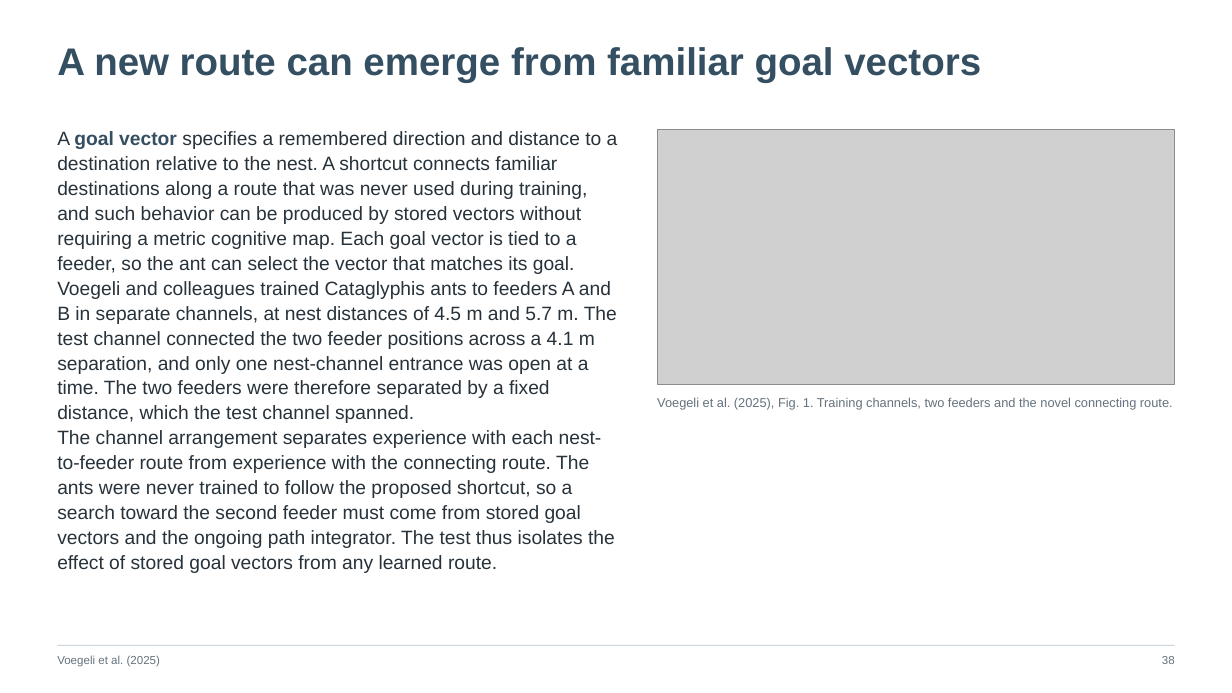
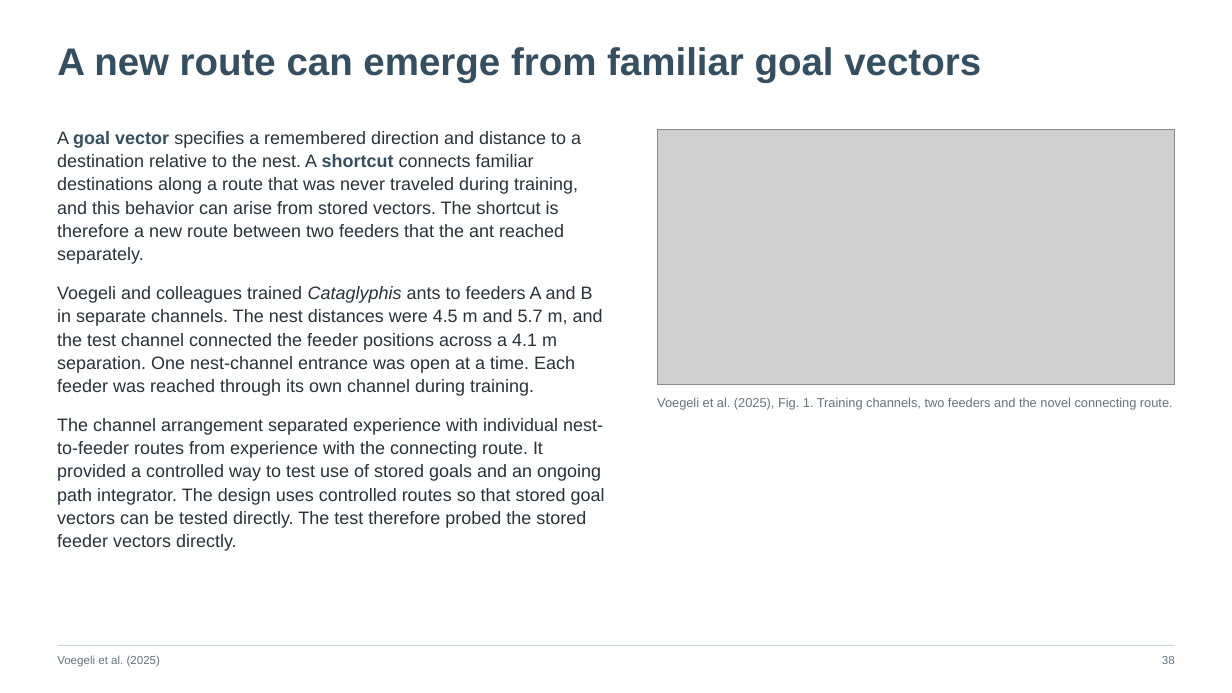
Before and after one commit to jordanxxlopez/NEUROETHOLOGY, a slide deck: slide 50 of scaffolded/Neuroethology_Lecture28_FA2026_SCAFFOLDED.pptx (slide 51 before the commit). Drawn at 1232x693 pixels with LibreOffice and Linux fonts; fonts in the diff are those of the drawing; grey boxes stand for pictures. Boxes give left, top, right and bottom in pixels: in the first picture for what was removed or moved away, otherwise in the second. Text is boxed around its words. In the diff, an @@ line names an element or a change of style, - is before the commit and + after.

```diff
--- a/scaffolded/Neuroethology_Lecture28_FA2026_SCAFFOLDED.pptx
+++ b/scaffolded/Neuroethology_Lecture28_FA2026_SCAFFOLDED.pptx
@@ text at (57, 131, 605, 551): text changed; size 15 to 14 pt @@
-A goal vector specifies a remembered direction and distance to a destination relative to the nest. A shortcut connects familiar destinations along a route that was never used during training, and such behavior can be produced by stored vectors without requiring a metric cognitive map. Each goal vector is tied to a feeder, so the ant can select the vector that matches its goal.
-Voegeli and colleagues trained Cataglyphis ants to feeders A and B in separate channels, at nest distances of 4.5 m and 5.7 m. The test channel connected the two feeder positions across a 4.1 m separation, and only one nest-channel entrance was open at a time. The two feeders were therefore separated by a fixed distance, which the test channel spanned.
-The channel arrangement separates experience with each nest-to-feeder route from experience with the connecting route. The ants were never trained to follow the proposed shortcut, so a search toward the second feeder must come from stored goal vectors and the ongoing path integrator. The test thus isolates the effect of stored goal vectors from any learned route.
+A goal vector specifies a remembered direction and distance to a destination relative to the nest. A shortcut connects familiar destinations along a route that was never traveled during training, and this behavior can arise from stored vectors. The shortcut is therefore a new route between two feeders that the ant reached separately.
+Voegeli and colleagues trained Cataglyphis ants to feeders A and B in separate channels. The nest distances were 4.5 m and 5.7 m, and the test channel connected the feeder positions across a 4.1 m separation. One nest-channel entrance was open at a time. Each feeder was reached through its own channel during training.
+The channel arrangement separated experience with individual nest-to-feeder routes from experience with the connecting route. It provided a controlled way to test use of stored goals and an ongoing path integrator. The design uses controlled routes so that stored goal vectors can be tested directly. The test therefore probed the stored feeder vectors directly.
```
Also in this commit, not shown: 55 other slides changed, 3 slides added, 3 slides removed, 3 other files.
